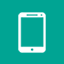
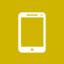
Layers edited between the first and the second 64 x 64 image:
pixels changed over 0, 0, 64, 64 (layer not identified)
